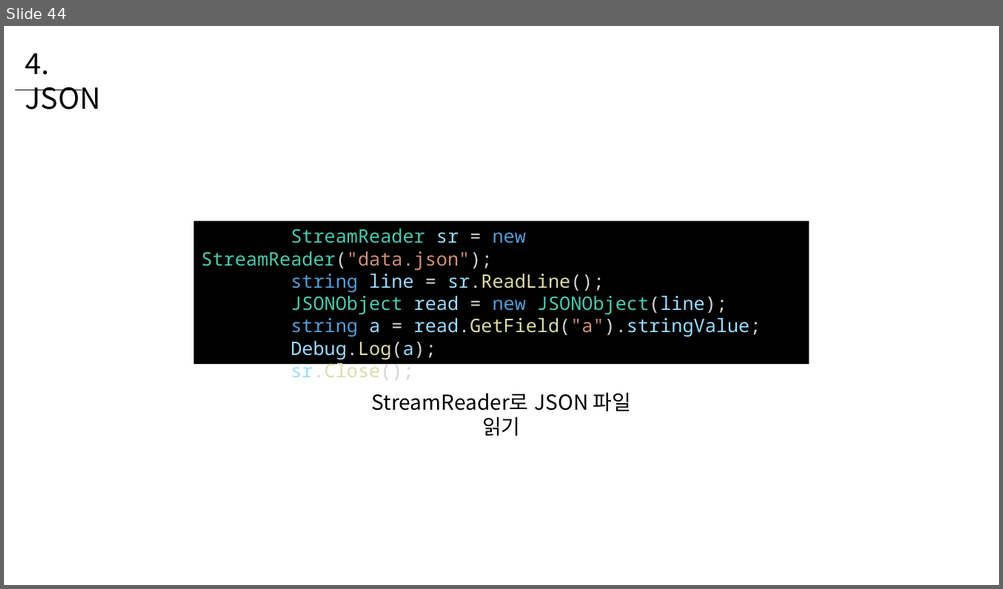
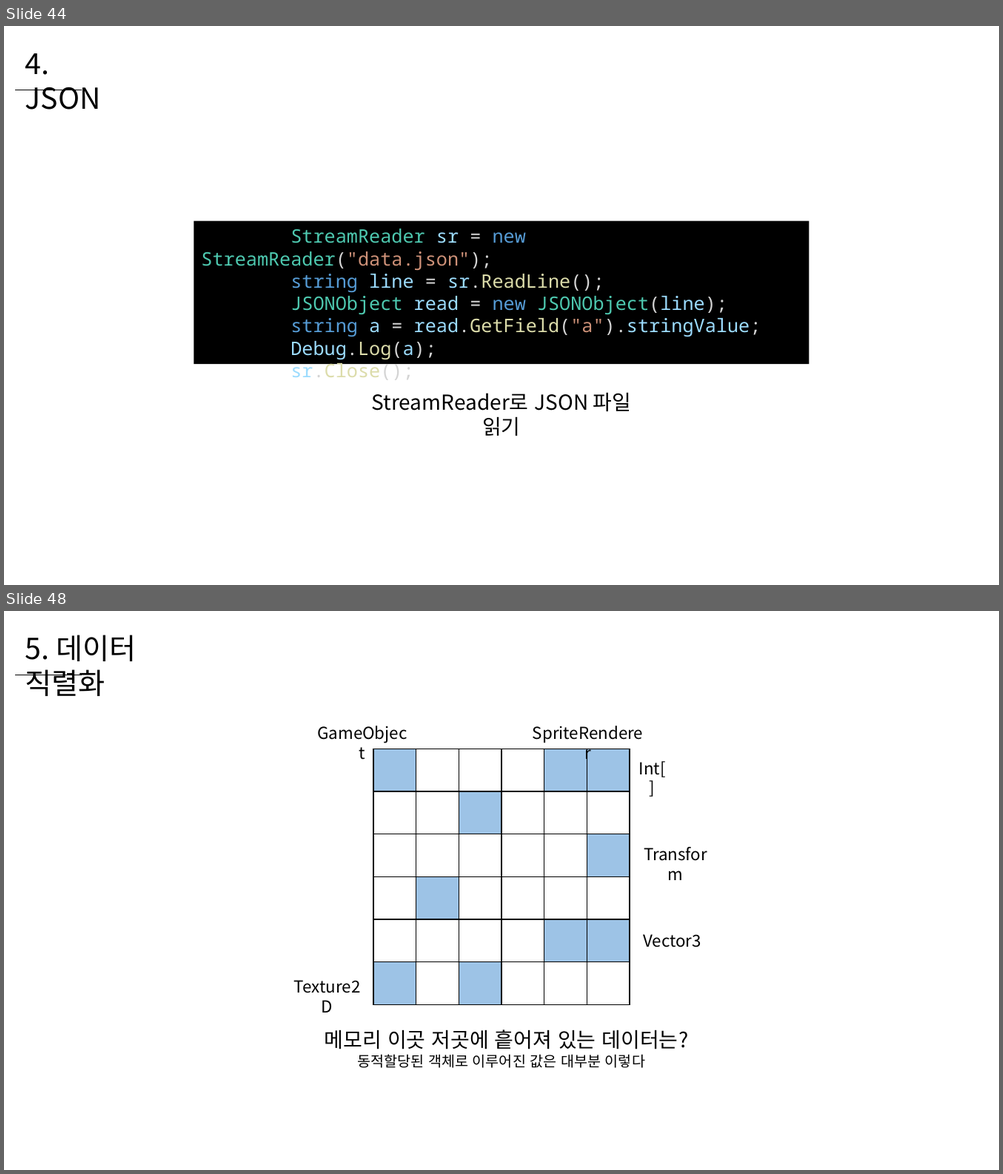
Before and after one commit to WooLyung/2022-Unity-Lecture, a slide deck: 4 - 데이터 관리 기초.pptx. Shown one above the other, each under a label of ours: slide 44 before the commit, slides 44 and 48 after it; the slides between them are not shown. The pictures are 1003x589 and 1003x1174 pixels, drawn with LibreOffice and Linux fonts; fonts in the diff are those of the drawing. Boxes give left, top, right and bottom in pixels: in the first picture for what was removed or moved away, otherwise in the second. Text is boxed around its words. In the diff, an @@ line names an element or a change of style, - is before the commit and + after.

```diff
--- a/4 - 데이터 관리 기초.pptx
+++ b/4 - 데이터 관리 기초.pptx
@@ slide 48 added at bbox=[4, 611, 999, 1170], background #FFFFFF @@
@@ text added at bbox=[25, 635, 136, 696], 28 pt, text #000000 @@
+5. 데이터 직렬화
@@ line added from (14, 675) to (82, 675), #000000 0.5 pt @@
@@ text added at bbox=[309, 719, 415, 747], 16 pt, text #000000 @@
+GameObject
@@ text added at bbox=[524, 719, 652, 747], 16 pt, text #000000 @@
+SpriteRenderer
@@ text added at bbox=[639, 761, 666, 777], 16 pt, text #000000 @@
+Int[]
@@ text added at bbox=[629, 841, 721, 869], 16 pt, text #000000 @@
+Transform
@@ text added at bbox=[643, 934, 701, 948], 16 pt, text #000000 @@
+Vector3
@@ group added at bbox=[373, 749, 629, 1005]: 36 rectangles @@
@@ text added at bbox=[281, 973, 373, 1000], 16 pt, text #000000 @@
+Texture2D
@@ text added at bbox=[324, 1030, 688, 1068], 14 pt, text #000000 @@
+메모리 이곳 저곳에 흩어져 있는 데이터는?
+동적할당된 객체로 이루어진 값은 대부분 이렇다
```
Also in this commit, not shown: 4 slides changed, 17 other slides added.
